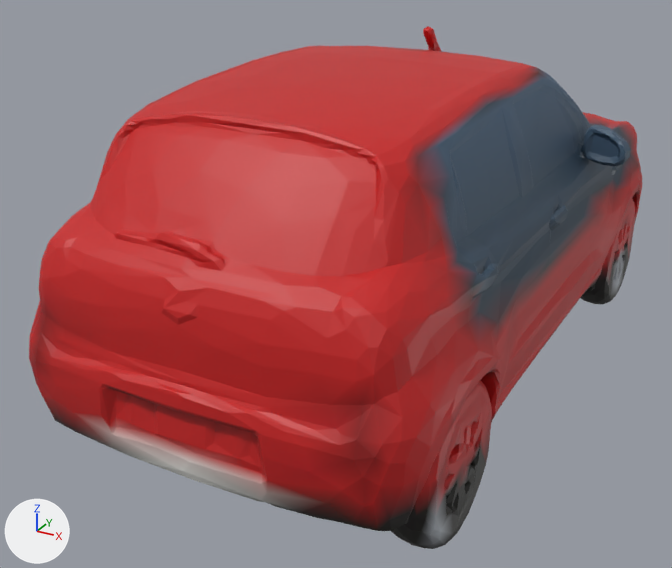
What one commit did to the glTF model scripts/assets/models/vehicles/player_lod1.glb.
One viewpoint serves both versions: a 50 mm lens placed at (83.4, -184.6, 105.5), pointed at (-10.1, -14.7, 20.5). The axes (+X, +Y, +Z) are drawn at lower left. The lights are the same throughout. The picture after the commit comes second. Where no turn or scale is listed for an object, it has been applied to the vertices.

The first picture shows 'geometry_0'.
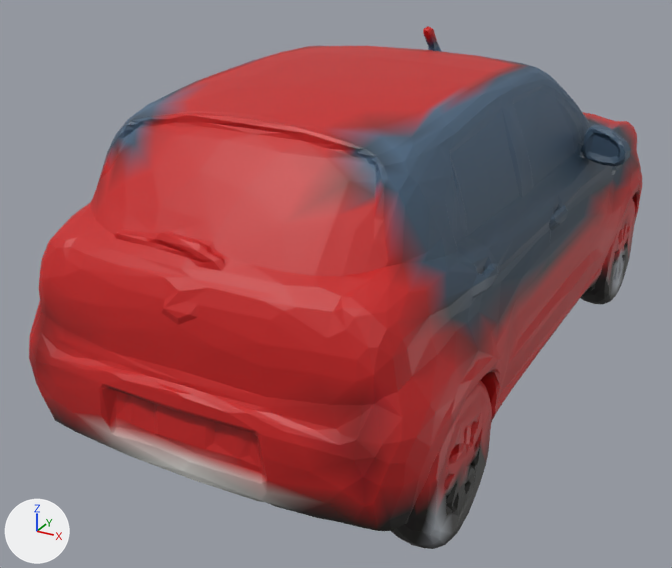
What differs and where, as boxes [x1, y1, x2, y2] in the pictures (672 x 568 px):
part 1 of me_geometry_0, recoloured: [106, 39, 601, 350] in both
part 2 of me_geometry_0, recoloured: [90, 32, 601, 443] in both
part 3 of me_geometry_0, recoloured: [418, 69, 599, 322] in both
part 4 of me_geometry_0, recoloured: [118, 39, 541, 208] in both

What the commit changed:
me_geometry_0 has 7472 vertices, 15193 faces and spans x -44.0..45.0, y -86.0..86.0, z 0.0..75.0.
me_geometry_0 is used by ob_geometry_0; location (0.0, 0.0, 0.0).
me_geometry_0 part 1: 318 faces centred in x -38.0..39.0, y -66.0..55.0, z 37.0..72.0 are repainted in the vertex colours; the middle colour goes from red #c61c1c to dark blue #3b4f62.
me_geometry_0 part 2: 279 faces centred in x -40.0..40.0, y -86.0..62.0, z 22.0..74.0 are repainted in the vertex colours; the middle colour goes from red #c51c1c to red #9e1c1c.
me_geometry_0 part 3: 297 faces centred in x -38.0..38.0, y -59.0..55.0, z 39.0..69.0 are repainted in the vertex colours; the middle colour goes from greyish blue #3a3d49 to dark blue #3b4f63.
me_geometry_0 part 4: 185 faces centred in x -29.0..30.0, y -65.0..27.0, z 60.0..71.0 are repainted in the vertex colours; the middle colour goes from red #c71c1c to blue #4d6882.
